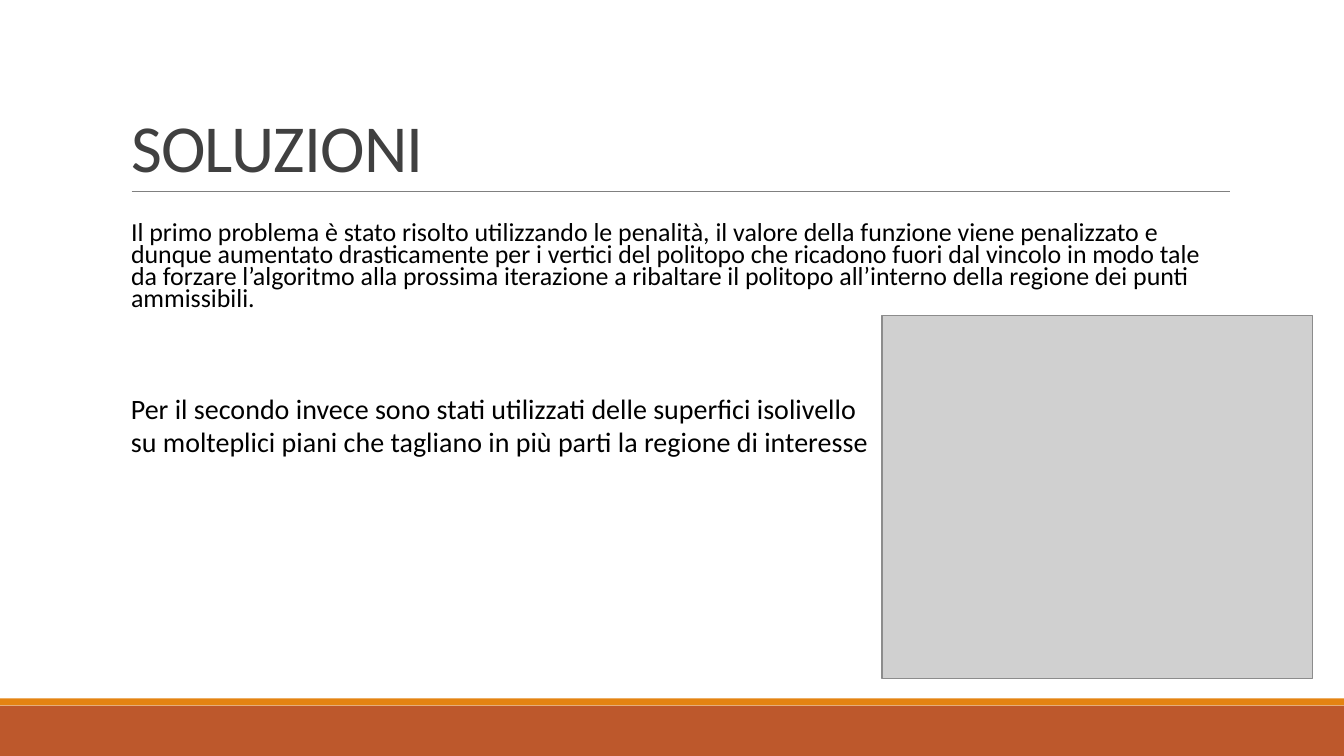
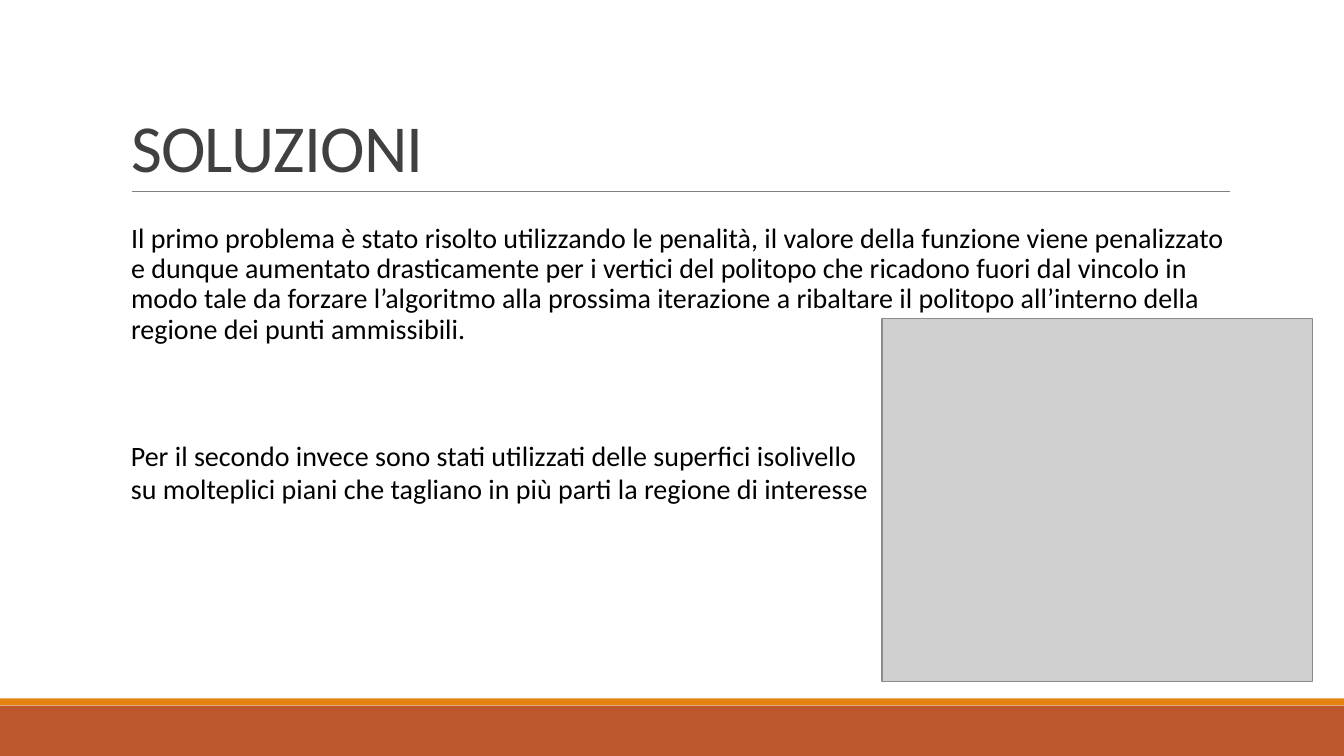
Before and after one commit to baldimario/Simplex, a slide deck: slide 12 of IDENTICAZIONE SISTEMA DI CARICHE PUNTIFORMI DA MISURE DI.pptx. Drawn at 1344x756 pixels with LibreOffice and Linux fonts; fonts in the diff are those of the drawing; grey boxes stand for pictures. Boxes give left, top, right and bottom in pixels: in the first picture for what was removed or moved away, otherwise in the second. Text is boxed around its words. In the diff, an @@ line names an element or a change of style, - is before the commit and + after.

Commit message:
Aggiustata la grafica delle slides

```diff
--- a/IDENTICAZIONE SISTEMA DI CARICHE PUNTIFORMI DA MISURE DI.pptx
+++ b/IDENTICAZIONE SISTEMA DI CARICHE PUNTIFORMI DA MISURE DI.pptx
@@ text "Il primo problema è stato ..." at (131,228,1223,344): size 18.5 to 20 pt; line spacing 0.7 to 0.9 @@
@@ text "Per il secondo invece sono ...": place and size @@
-text "Per il secondo invece sono ..." at (131,399,867,457)
+text "Per il secondo invece sono ..." at (131,446,867,504)
```
Also in this commit, not shown: 3 other slides changed.
